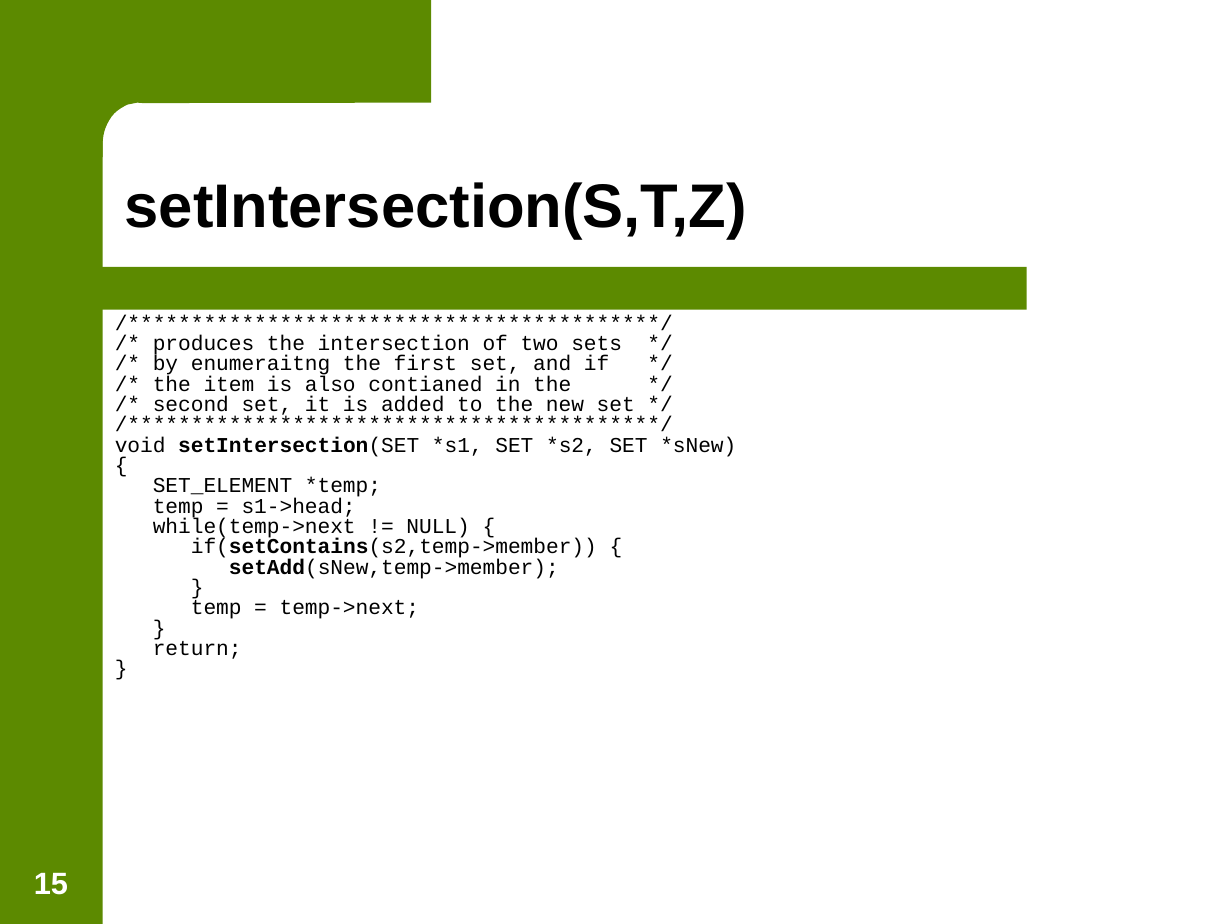
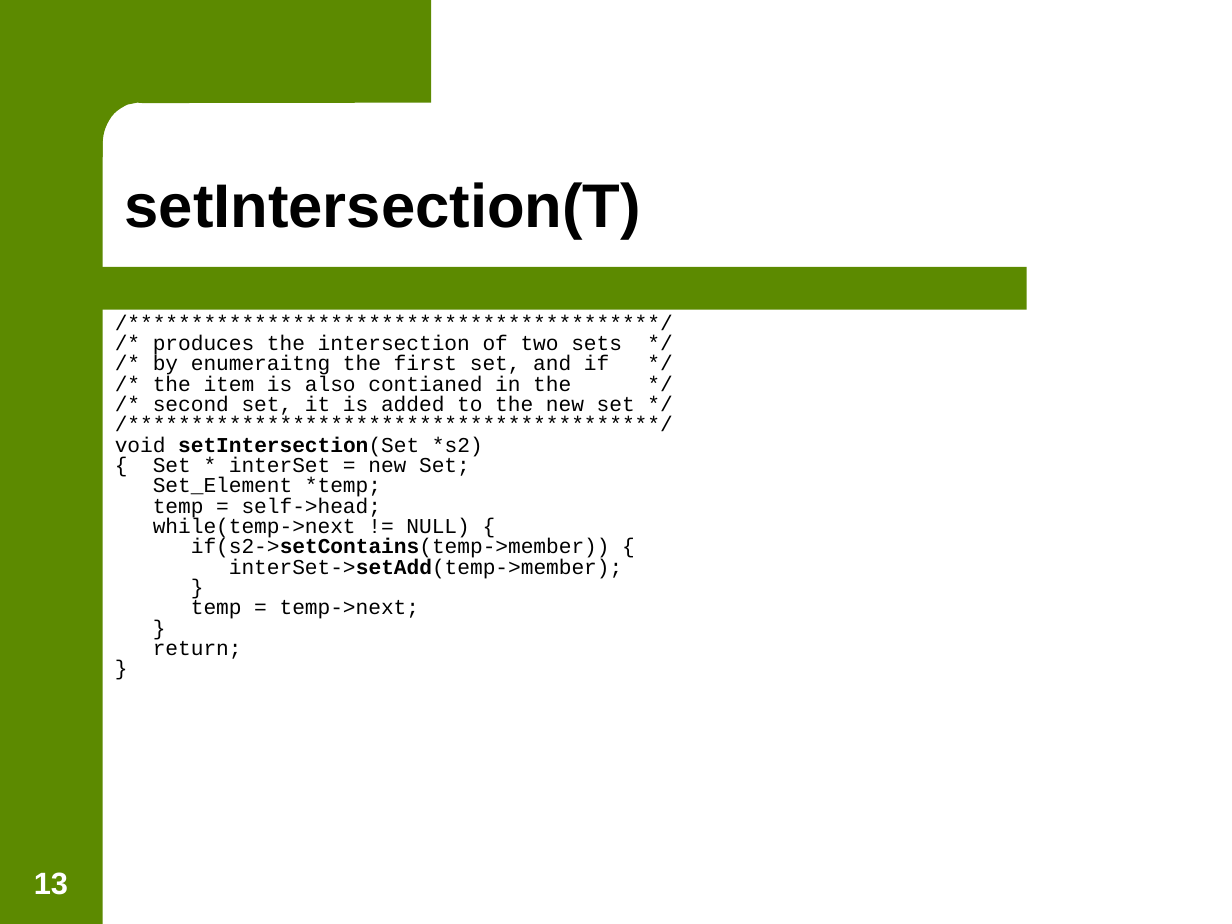
Before and after one commit to jasongraalum/NB_2018, a slide deck: slide 13 of Summer/Material/Lecture_Slides/Lecture 11 - Trees.ppt (slide 15 before the commit). Drawn at 1232x924 pixels with LibreOffice and Linux fonts; fonts in the diff are those of the drawing; background and template pictures are left out. Boxes give left, top, right and bottom in pixels: in the first picture for what was removed or moved away, otherwise in the second. Text is boxed around its words. In the diff, an @@ line names an element or a change of style, - is before the commit and + after.

```diff
--- a/Summer/Material/Lecture_Slides/Lecture 11 - Trees.ppt
+++ b/Summer/Material/Lecture_Slides/Lecture 11 - Trees.ppt
@@ text at <box>125,182,641,239</box>: text changed @@
-setIntersection(S,T,Z)
+setIntersection(T)
@@ text at <box>115,437,483,520</box>: text changed @@
-void setIntersection(SET *s1, SET *s2, SET *sNew)
-{
-SET_ELEMENT *temp;
-temp = s1->head;
+void setIntersection(Set *s2)
+{ Set * interSet = new Set;
+Set_Element *temp;
+temp = self->head;
@@ text at <box>191,538,622,579</box>: text changed @@
-if(setContains(s2,temp->member)) {
-setAdd(sNew,temp->member);
+if(s2->setContains(temp->member)) {
+interSet->setAdd(temp->member);
@@ page number at <box>34,872,68,895</box>: text changed @@
-15
+13
```
Also in this commit, not shown: 9 other slides changed, 2 slides removed, 11 other files.
